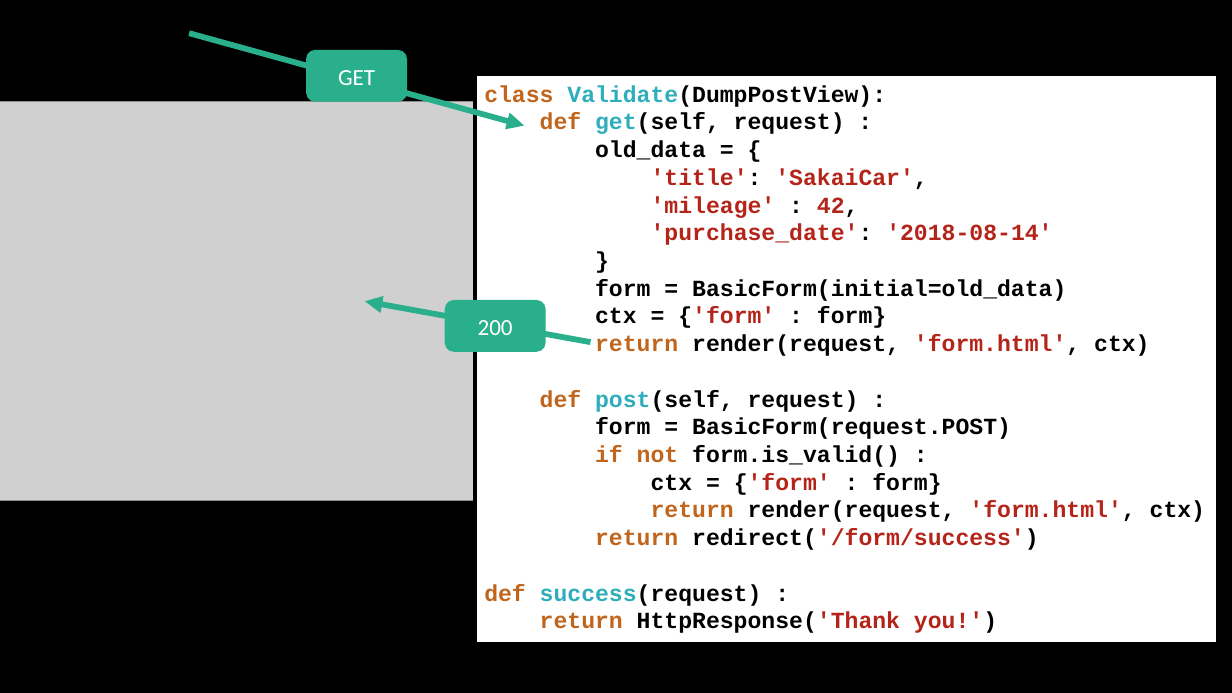
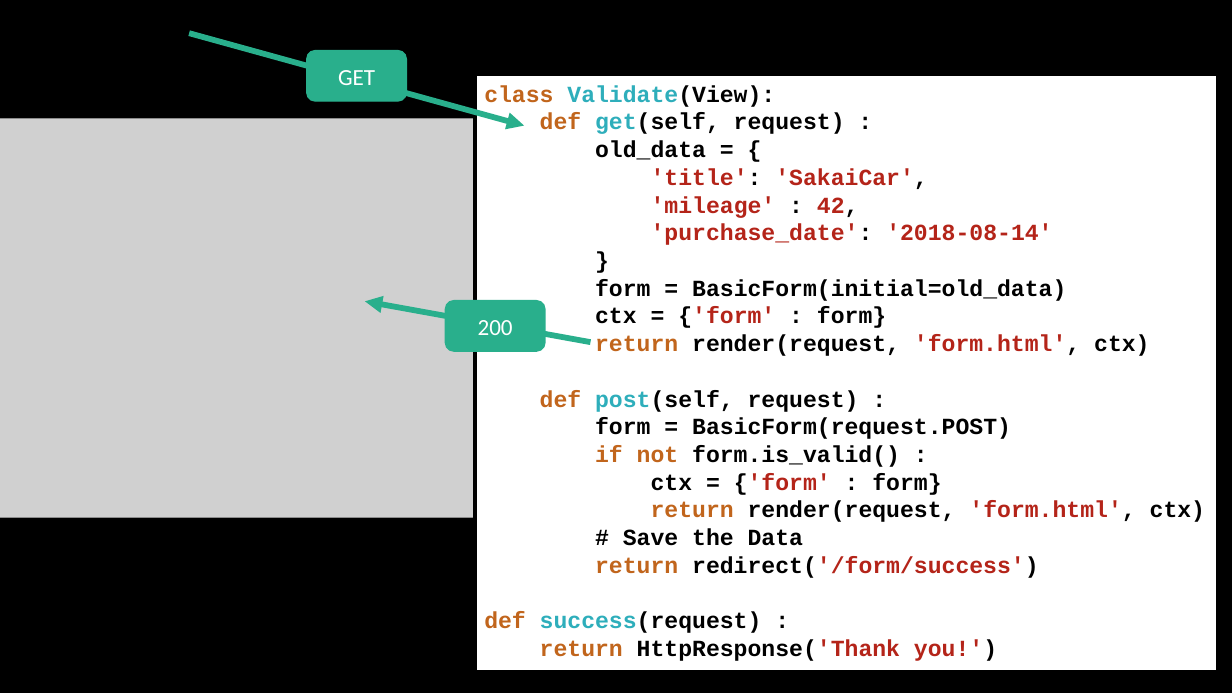
Before and after one commit to csev/dj4e, a slide deck: slide 24 of lectures/DJ-07-Forms.pptx. Drawn at 1232x693 pixels with LibreOffice and Linux fonts; fonts in the diff are those of the drawing; grey boxes stand for pictures. Boxes give left, top, right and bottom in pixels: in the first picture for what was removed or moved away, otherwise in the second. Text is boxed around its words. In the diff, an @@ line names an element or a change of style, - is before the commit and + after.

```diff
--- a/lectures/DJ-07-Forms.pptx
+++ b/lectures/DJ-07-Forms.pptx
@@ rectangle "class Validate(View):": place and size @@
-rectangle "class Validate(View):" at <box>475,75,1218,644</box>
+rectangle "class Validate(View):" at <box>475,75,1218,672</box>
@@ text in rectangle at <box>484,85,775,107</box>: text changed; text colour #000000 to #2EAEBB @@
-class Validate(DumpPostView):
+class Validate(View):
@@ picture: place and size @@
-picture at <box>0,101,668,500</box>
+picture at <box>0,118,671,518</box>
@@ text in rectangle at <box>623,528,803,546</box>: paragraph added @@
+# Save the Data
```
Also in this commit, not shown: 7 other slides changed, 1 slide added, 2 other files.
